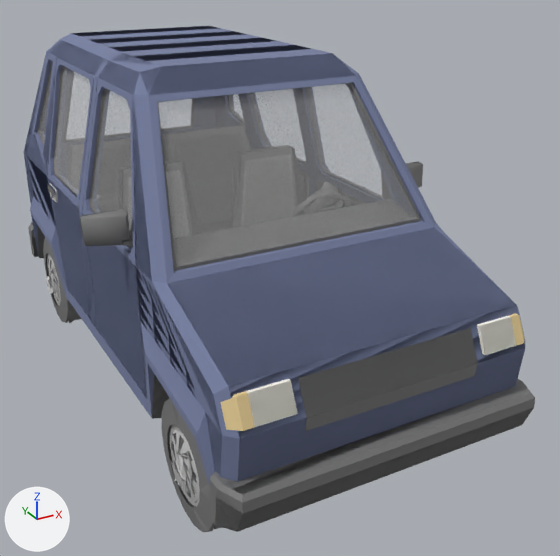
A saved change to the glTF model assets/autos/klein.glb.
Camera for both pictures: a camera (50 mm lens) standing at (-1.79, -3.93, 2.5) and looking at (0.23, -0.27, 0.67). The axes (+X, +Y, +Z) are drawn at lower left. The lights are the same throughout. The first picture is the older version. Vertices at exactly the same position are counted once.

The first picture shows 'romp', 'ver', 'wiel_ar', 'wiel_vr'.
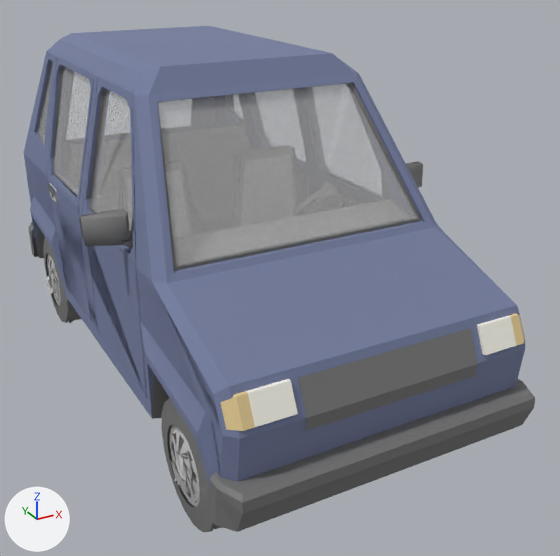
Where the newer file only moved an object's origin or applied its transform, the numbers keep the older frame.

Where the change shows, as pixel boxes (x1, y1, x2, y2) in the pictures (560 x 556 px; the box of a moved part takes in the faces that stretch with it):
'ver', reshaped (mostly hidden before)
    before: (46, 136, 413, 532)
    after: (24, 26, 528, 532)
part 1 of me_brake_lights_brake_lights_0, moved or reshaped
    before: (54, 26, 413, 501)
    after: (54, 37, 413, 393)
part 2 of me_brake_lights_brake_lights_0_005, moved or reshaped (not visible before)
    after: (151, 53, 343, 80)

Diff of the bpy script that builds the scene:
```diff
--- a/assets/autos/klein.glb.py
+++ b/assets/autos/klein.glb.py
@@ me_brake_lights_brake_lights_0 @@
 # used by ob_romp; location = (0.685, 1.194, 0.31)
-me_brake_lights_brake_lights_0.from_pydata(...)  # 2490 vertices, 3057 faces; spans x -1.66..0.29, y -2.97..0.58, z -0.31..1.64
+me_brake_lights_brake_lights_0.from_pydata(...)  # 2457 vertices, 3057 faces; spans x -1.66..0.29, y -2.97..0.58, z -0.31..1.64
+# me_brake_lights_brake_lights_0 part 1
+# 34 vertices are removed from x -1.5..0.13, y -2.84..0.51, z -0.05..1.64
+# 228 faces are deleted
+# 6 vertices move within x -1.37..0.06, y -1.88..-0.34, z 0.85..0.88
+# 1 vertex is added at (0.07, -0.34, 0.85)
+# 56 new faces join them, mat_chassis
+# 4 new faces join them, mat_windows
+# 168 new faces join them, mat_kleur
 me_brake_lights_brake_lights_0.materials.append(mat_chassis)
@@ me_brake_lights_brake_lights_0_005 @@
 # used by ob_ver; location = (0.685, 1.194, 0.31)
-me_brake_lights_brake_lights_0_005.from_pydata(...)  # 1273 vertices, 900 faces; spans x -1.65..0.27, y -2.97..0.58, z -0.33..1.64
+me_brake_lights_brake_lights_0_005.from_pydata(...)  # 1267 vertices, 900 faces; spans x -1.65..0.27, y -2.97..0.58, z -0.33..1.64
+# me_brake_lights_brake_lights_0_005 part 2
+# 6 vertices are removed from x -1.36..-0.01, y -2.23..0.44, z -0.05..1.64
+# 12 faces are deleted
+# 2 vertices move within x 0.02, y -1.3, z 0.78
+# 4 new faces join them, mat_chassis
+# 8 new faces join them, mat_kleur
 me_brake_lights_brake_lights_0_005.materials.append(mat_chassis)
```
